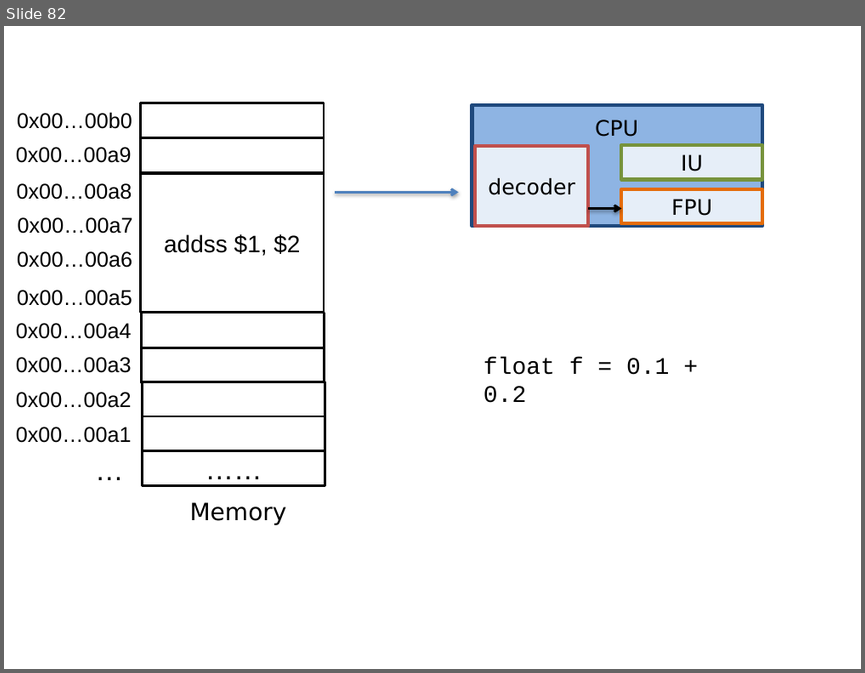
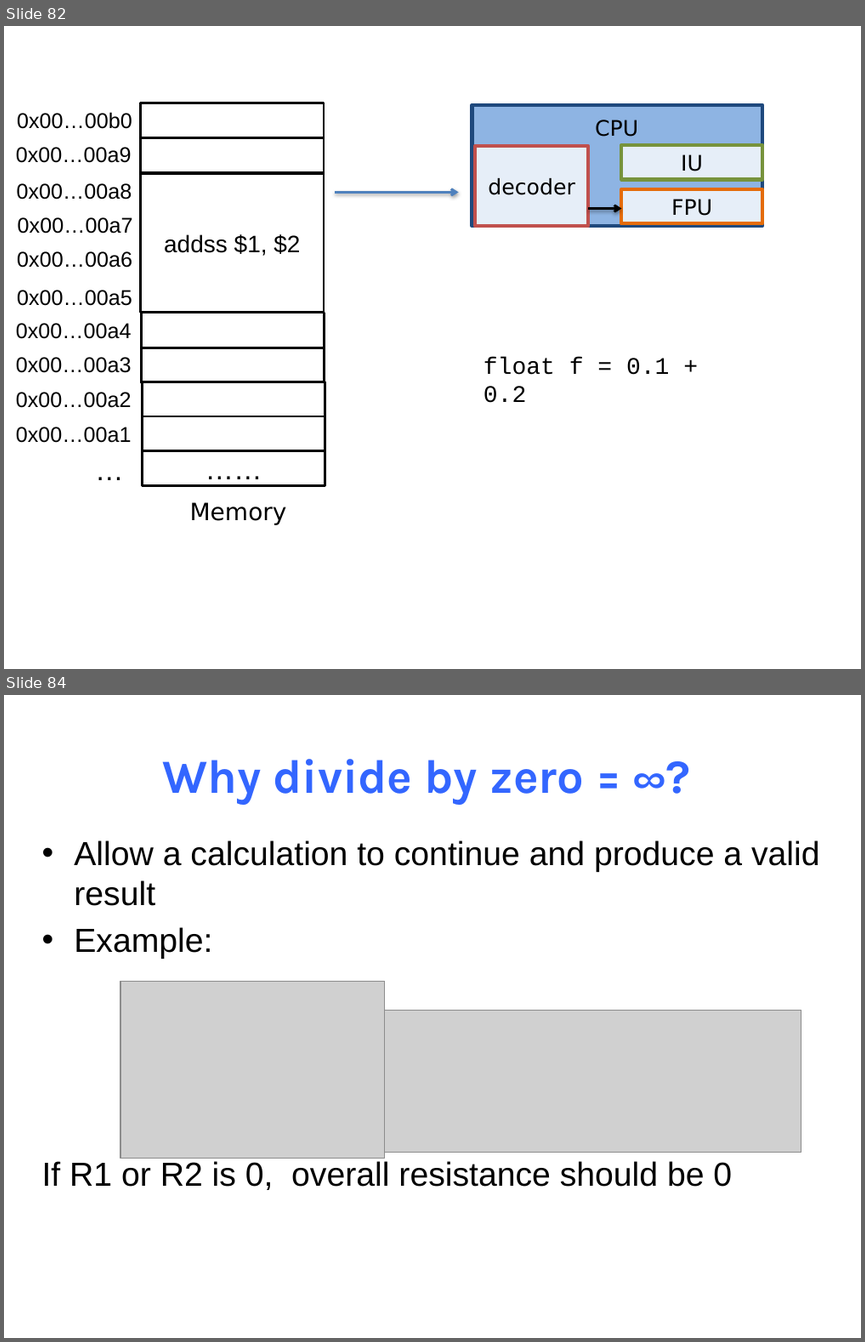
Before and after one commit to NYU-CSO/nyu-cso.github.io, a slide deck: notes/03-floats.pptx. Shown one above the other, each under a label of ours: slide 82 before the commit, slides 82 and 84 after it; the slides between them are not shown. The pictures are 865x673 and 865x1342 pixels, drawn with LibreOffice and Linux fonts; fonts in the diff are those of the drawing; grey boxes stand for pictures. Boxes give left, top, right and bottom in pixels: in the first picture for what was removed or moved away, otherwise in the second. Text is boxed around its words. In the diff, an @@ line names an element or a change of style, - is before the commit and + after.

```diff
--- a/notes/03-floats.pptx
+++ b/notes/03-floats.pptx
@@ slide 84 added at (4, 695, 861, 1338), background #FFFFFF @@
@@ title added at (162, 759, 584, 805), 40 pt, text #3366FF, bold @@
+Why divide by zero = ∞?
@@ text added at (42, 840, 820, 1190), 28 pt, text #000000 @@
+• Allow a calculation to continue and produce a valid result
+• Example:
+If R1 or R2 is 0, overall resistance should be 0
@@ picture added at (120, 981, 385, 1158) @@
@@ picture added at (385, 1010, 800, 1151) @@
```
Also in this commit, not shown: 8 other slides added, 1 other file.
